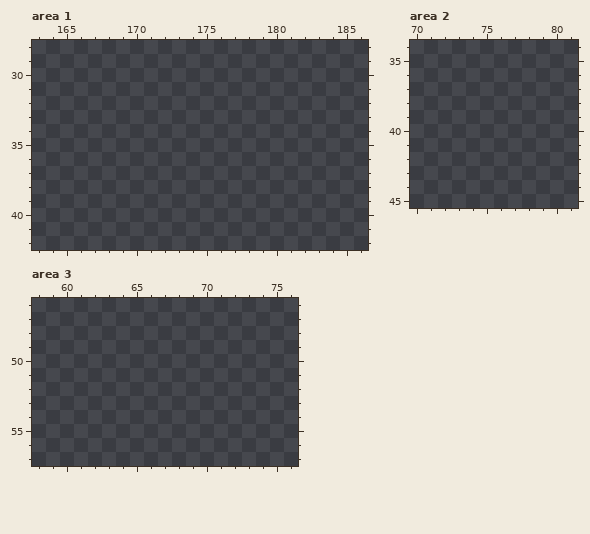
A pixel-art file gets an edit: assets/gfx/assets main file.ase. The first picture shows the starting point.
707x100 pixels, 1 frame. Colours within 5 levels of each other are drawn and written as one. Shown: area 1: x 163..186, y 28..42; area 2: x 70..81, y 34..45; area 3: x 58..76, y 46..57. The commit also changed other parts of the picture, which this record leaves out.
Once edited:
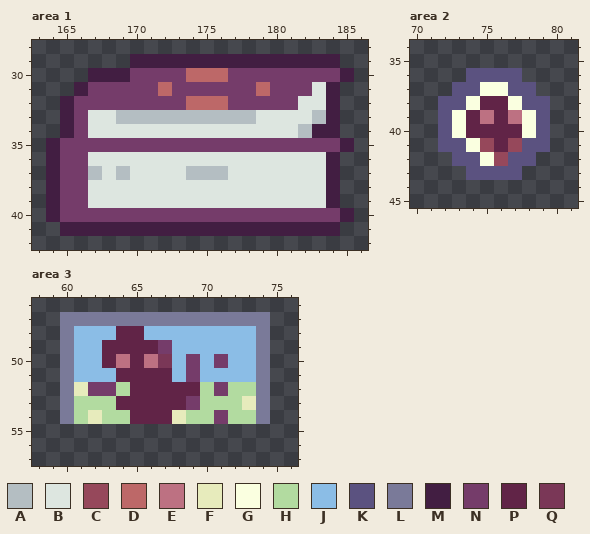
Palette (. is transparent): A #b4bec2  B #dde6e0  C #96485b  D #bd6868  E #bd7182  F #e7ebbc  G #faffe0  H #b2dba0  J #8bbde6  K #5b5280  L #7a7a99  M #421e42  N #753c6a  P #612447  Q #7a3757
The exact change:
layer "Group 1/PICTURES 1" added
layer "Group 1/big books" added
Area 1, layer "Group 1/big books":
Colour A now appears in row 33 at x 169 to 178 and 183; in row 34 at x 182; in row 37 at x 167, 169 and 174 to 176.
Colour B now appears in row 31 at x 183; in row 32 at x 182 to 183; in row 33 at x 167 to 168 and 179 to 182; in row 34 at x 167 to 181; in row 36 at x 167 to 183; in row 37 at x 168, 170 to 173 and 177 to 183.
Colour B now appears in rows 38 to 39 at x 167 to 183.
Colour D now appears in row 30 at x 174 to 176; in row 31 at x 172 and 179; in row 32 at x 174 to 176.
Colour M now appears in row 29 at x 170 to 184; in row 30 at x 167 to 169 and 185; in row 31 at x 166 and 184; in rows 32 to 33 at x 165 and 184; in row 34 at x 165 and 183 to 184; in row 35 at x 164 and 185.
Colour M now appears in rows 36 to 39 at x 164 and 184; in row 40 at x 164 and 185; in row 41 at x 165 to 184.
Colour N now appears in row 30 at x 170 to 173 and 177 to 184; in row 31 at x 167 to 171, 173 to 178 and 180 to 182; in row 32 at x 166 to 173 and 177 to 181; in rows 33 to 34 at x 166; in row 35 at x 165 to 184; in rows 36 to 39 at x 165 to 166.
Colour N now appears in row 40 at x 165 to 184.
Area 2, layer "Group 1/PICTURES 1":
Colour C now appears in row 41 at x 75 and 77; in row 42 at x 76.
Colour E now appears in row 39 at x 75 and 77.
Colour G now appears in row 37 at x 75 to 76; in row 38 at x 74 and 77; in rows 39 to 40 at x 73 and 78; in row 41 at x 74; in row 42 at x 75.
Colour K now appears in row 36 at x 74 to 77; in row 37 at x 73 to 74 and 77 to 78; in row 38 at x 72 to 73 and 78 to 79; in rows 39 to 40 at x 72 and 79; in row 41 at x 72 to 73 and 78 to 79; in row 42 at x 73 to 74 and 77 to 78.
Colour K now appears in row 43 at x 74 to 77.
Colour P now appears in row 38 at x 75 to 76; in row 39 at x 74 and 76; in row 40 at x 74 to 77; in row 41 at x 76.
Area 3, layer "Group 1/PICTURES 1":
Colour E now appears in row 50 at x 64 and 66.
Colour F now appears in row 52 at x 61; in row 53 at x 73; in row 54 at x 62 and 68.
Colour H now appears in row 52 at x 64, 70 and 72 to 73; in row 53 at x 61 to 63 and 70 to 72; in row 54 at x 61, 63 to 64, 69 to 70 and 72 to 73.
Colour J now appears in row 48 at x 61 to 63 and 66 to 73; in row 49 at x 61 to 62 and 68 to 73; in row 50 at x 61 to 62, 68, 70 and 72 to 73; in row 51 at x 61 to 63, 68 and 70 to 73.
Colour L now appears in row 47 at x 60 to 74; in rows 48 to 54 at x 60 and 74.
Colour N now appears in row 49 at x 67; in row 50 at x 69 and 71; in row 51 at x 69; in row 52 at x 62 to 63 and 71; in row 53 at x 69; in row 54 at x 71.
Colour P now appears in row 48 at x 64 to 65; in row 49 at x 63 to 66; in row 50 at x 63 and 65; in row 51 at x 64 to 67; in row 52 at x 65 to 69; in row 53 at x 64 to 68.
Colour P now appears in row 54 at x 65 to 67.
Colour Q now appears in row 50 at x 67.
Pixel boxes of the changes (left, top, right, bottom) in both pictures:
added: (46, 54, 354, 236)
added: (438, 68, 550, 180)
added: (60, 312, 270, 424)
